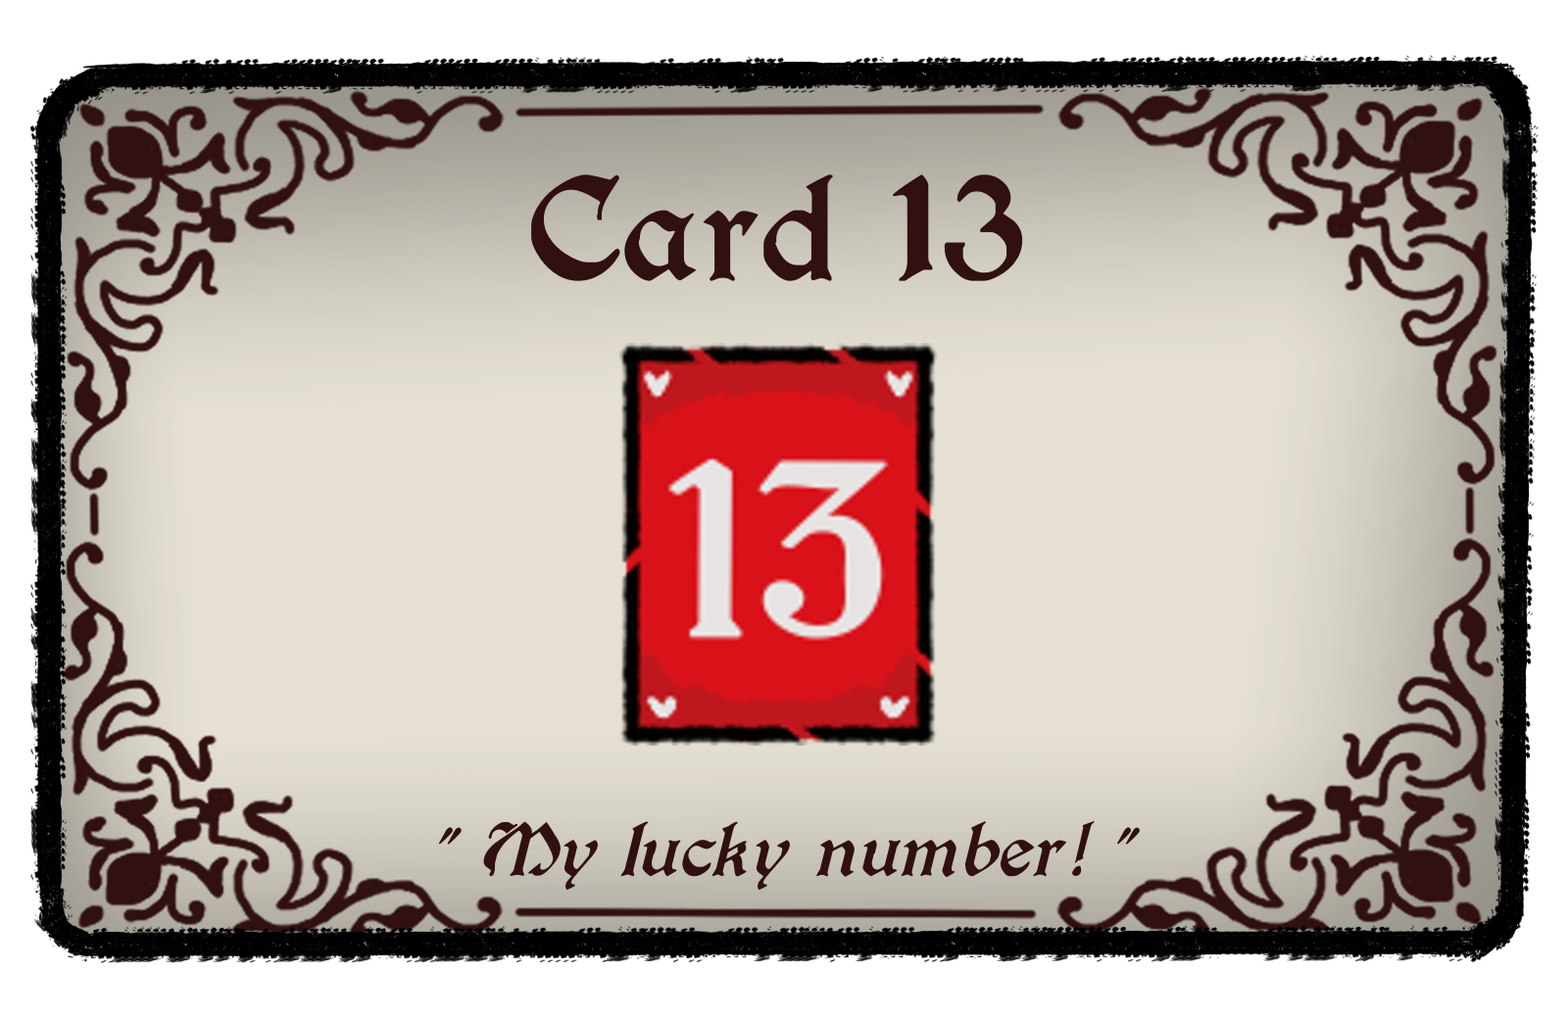
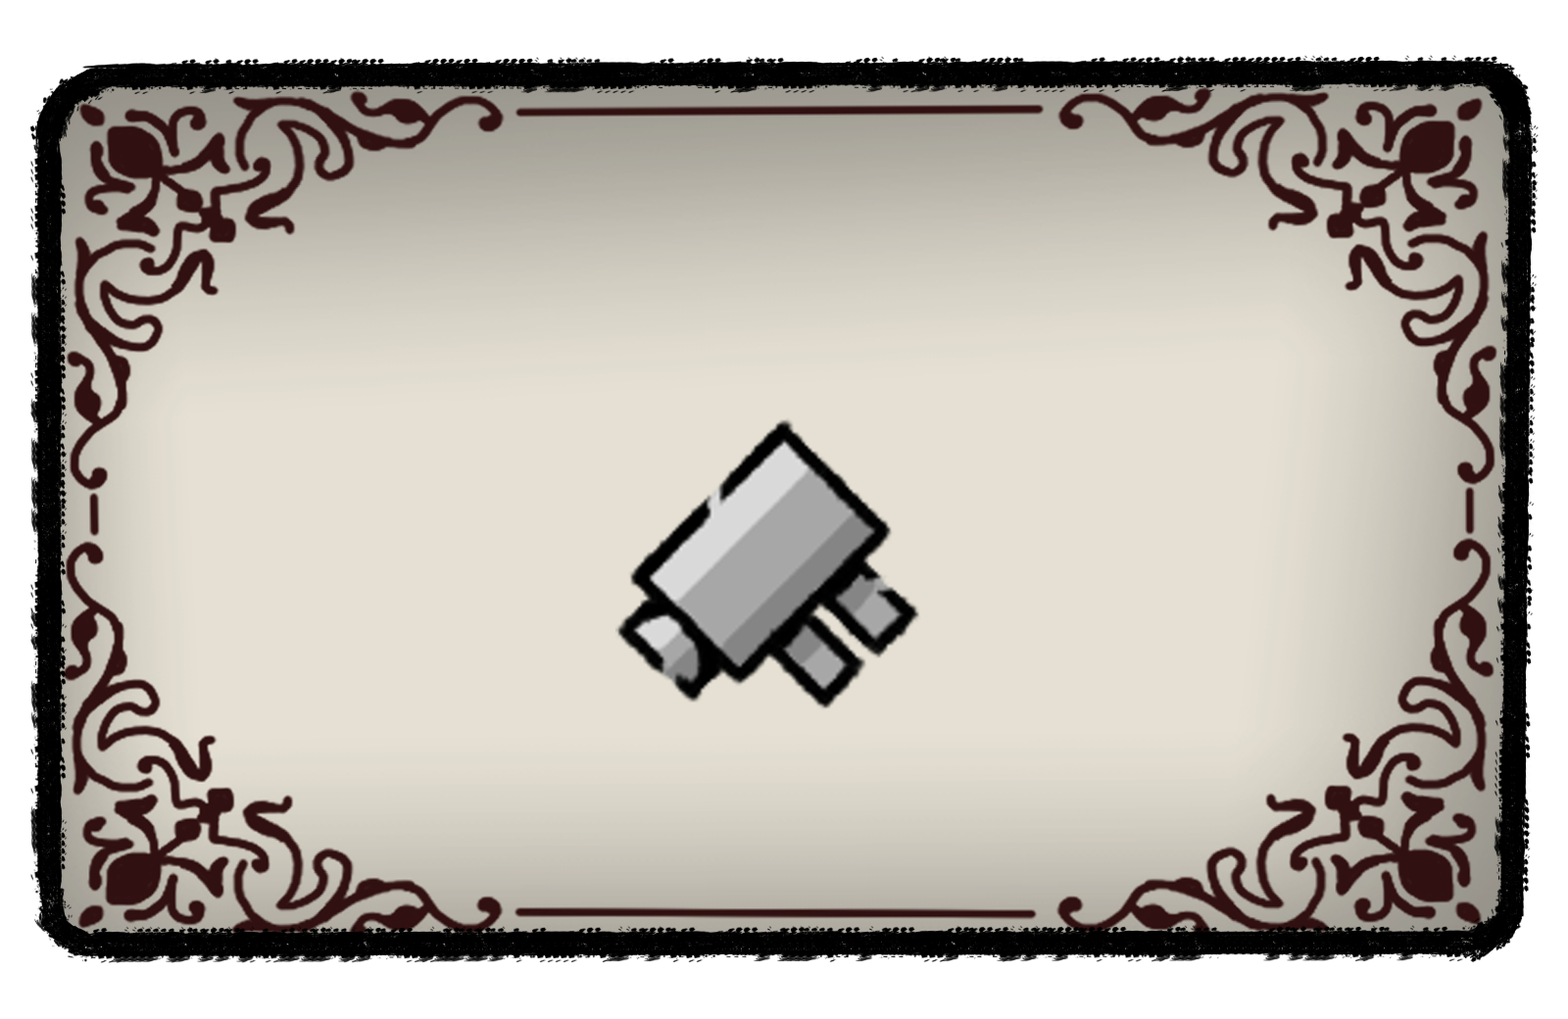
Comparing the layer stacks of the two 1568 x 1019 images. Changes:
added layer "chave_dodo_3.png" above "cesta_piquenique.png" over [615, 376, 937, 746]
hid group "Card 13" (3 layers) over [531, 174, 937, 746]
painted on "carta_13.png" (2nd of 2, in "Card 13") over [531, 174, 937, 746]
painted on "Pintar camada 15" over [438, 174, 1140, 890]
painted on "Background" over [438, 174, 1140, 890]
hid "outline", painted on it over [438, 174, 1140, 890]